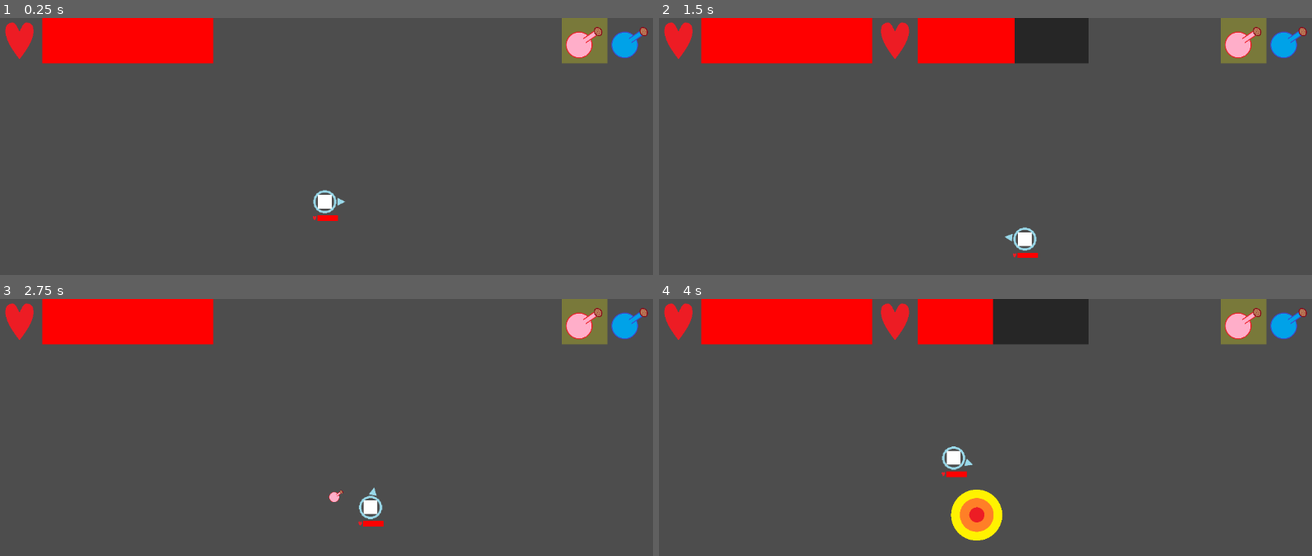
Above: before the commit, frames 1-4 (two rows, left to right).
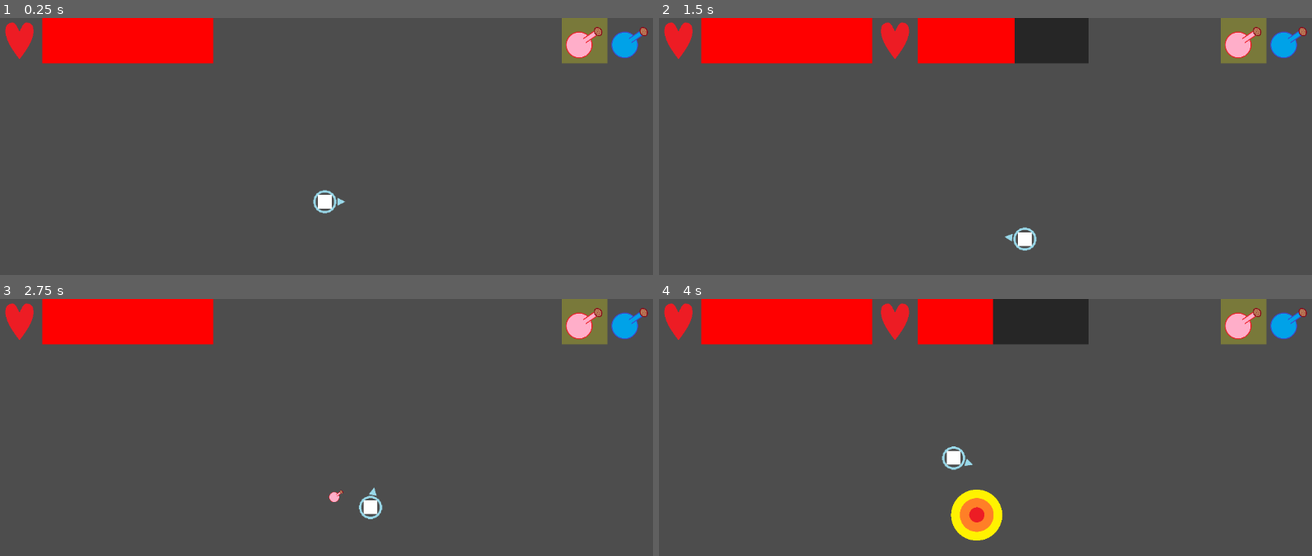
Above: after the commit, the same moments.

Repository: K-O-META/alchemy-prot-2
Game: Godot game, scene res://Stages/Arena 0/arena_0.tscn
Same seed, same stepped clock (60 frames per second), same inputs: the game is played once before the commit and once after it.
Inputs (mouse positions are in pixels of both pictures, inside the frame that each line leads up to):
- Up to frame 1 (0.25 s): no input
- Up to frame 2 (1.5 s): tap Enter at 0.5 s; move the mouse to (1129, 182) at 0.52 s; hold D (move_right) 0.53-1.28 s; tap Space (dash) at 0.6, 1.35 s; move the mouse to (854, 221) at 1.27 s; hold S (move_down) from 1.28 s (still down)
- Up to frame 3 (2.75 s): move the mouse to (391, 401) at 2.02 s; release S (move_down) at 2.03 s; hold D (move_right) from 2.03 s (still down); click (391, 401) at 2.1 s; tap Space (dash) at 2.3 s
- Up to frame 4 (4 s): move the mouse to (outside the picture) at 2.77 s; release D (move_right) at 2.78 s; hold W (move_up) 2.78-3.53 s; tap Space (dash) at 2.85, 3.6 s; move the mouse to (1181, 538) at 3.52 s; hold A (move_left) from 3.53 s (still down)

The runs differ from the first frame. In frame 1, less than 0.1% of the frame differs, in the area x 47-52%, y 76-79%; in frame 2, less than 0.1%; in frame 3, less than 0.1%; in frame 4, less than 0.1%, in the area x 43-48%, y 66-70%.

Commit message:
Add working build with player only

Diff:
--- /dev/null
+++ b/Entities/Components/BarsComponent/bar_class.gd
@@ -0,0 +1,18 @@
+class_name BarClass extends Node
+
+@onready var background_bar: ColorRect = $BackgroundBar
+@onready var current_bar: ColorRect = get_children()[2] # CURRENT BAR ALWAYS 3RD!!!!!
+
+var max_value: float = 100.0
+var current_value: float = 100.0
+
+func init(max_value_t: float = 100.0, current_value_t: float = 100.0) -> void:
+	max_value = max_value_t
+	current_value = current_value_t
+
+func update_bar(current_value_t: float = 100.0) -> void:
+	if current_value_t > max_value:
+		current_value = max_value
+	else:
+		current_value = current_value_t
+	current_bar.scale.x = current_value / max_value
--- a/Entities/Components/BarsComponent/bars_component.gd
+++ b/Entities/Components/BarsComponent/bars_component.gd
@@ -1,10 +1,20 @@
 class_name BarsComponent extends Control
 
+@onready var vbox_container: VBoxContainer = $VBoxContainer
 @onready var health_bar := load("res://Entities/Components/BarsComponent/health_bar.tscn")
 @onready var dash_bar := load("res://Entities/Components/BarsComponent/dash_bar.tscn")
 
-func add_bar() -> void:
-	pass
+"""func add_bar(bar_type: Enums.BARS) -> void:
+	var new_bar
+	match bar_type:
+		Enums.BARS.HEALTH:
+			new_bar = health_bar.instantiate()
+		Enums.BARS.DASH:
+			new_bar = dash_bar.instantiate()
+		_:
+			print("ERROR: WRONG BAR_TYPE")
+			return
+	vbox_container.add_child(new_bar)"""
 
 func remove_bar() -> void:
 	pass
--- a/Entities/Components/BarsComponent/dash_bar.tscn
+++ b/Entities/Components/BarsComponent/dash_bar.tscn
@@ -1,5 +1,6 @@
-[gd_scene load_steps=2 format=3 uid="uid://ddocek6tnuam1"]
+[gd_scene load_steps=3 format=3 uid="uid://ddocek6tnuam1"]
 
+[ext_resource type="Script" uid="uid://cs0kikv8jjbyi" path="res://Entities/Components/BarsComponent/bar_class.gd" id="1_skyhu"]
 [ext_resource type="Texture2D" uid="uid://uhnrxptepj8b" path="res://Entities/Components/BarsComponent/Icons/Heart Icon.png" id="1_ydlj4"]
 
 [node name="DashBar" type="Control"]
@@ -9,6 +10,7 @@
 offset_left = -38.0
 offset_right = 38.0
 offset_bottom = 16.0
+script = ExtResource("1_skyhu")
 
 [node name="TextureRect" type="TextureRect" parent="."]
 custom_minimum_size = Vector2(16, 16)
--- a/Entities/Components/BarsComponent/health_bar.tscn
+++ b/Entities/Components/BarsComponent/health_bar.tscn
@@ -1,5 +1,6 @@
-[gd_scene load_steps=2 format=3 uid="uid://cmbdnseeinh4o"]
+[gd_scene load_steps=3 format=3 uid="uid://cmbdnseeinh4o"]
 
+[ext_resource type="Script" uid="uid://cs0kikv8jjbyi" path="res://Entities/Components/BarsComponent/bar_class.gd" id="1_cdccr"]
 [ext_resource type="Texture2D" uid="uid://uhnrxptepj8b" path="res://Entities/Components/BarsComponent/Icons/Heart Icon.png" id="1_xfgj4"]
 
 [node name="HealthBar" type="Control"]
@@ -9,6 +10,7 @@
 offset_left = -38.0
 offset_right = 38.0
 offset_bottom = 16.0
+script = ExtResource("1_cdccr")
 
 [node name="TextureRect" type="TextureRect" parent="."]
 custom_minimum_size = Vector2(16, 16)
--- a/Entities/Components/Health Component/health_component.gd
+++ b/Entities/Components/Health Component/health_component.gd
@@ -2,11 +2,12 @@
 
 @export var max_health: int = 100
 var current_health: int = 100
-@onready var health_bar: Control = $BarsComponent/VBoxContainer/HealthBar
+@export var health_bar: Control
 
-"""func _ready() -> void:
-	if get_parent() is Player:
-		health_bar.visible = false"""
+func _ready() -> void:
+	var parent = get_parent()
+	if parent is Player:
+		health_bar = parent.health_bar
 
 func take_damage(essence: Enums.Essences, amount: int) -> void:
 	if has_node("ReactionComponent"):
@@ -14,4 +15,4 @@
 	current_health -= amount
 	if current_health <= 0:
 		get_parent().queue_free()
-	health_bar.get_node("HPBar").scale.x = float(current_health) / max_health
+	health_bar.update_bar(current_health)
--- a/Entities/Components/Health Component/health_component.tscn
+++ b/Entities/Components/Health Component/health_component.tscn
@@ -1,11 +1,6 @@
-[gd_scene load_steps=3 format=3 uid="uid://ckx3075i88n3p"]
+[gd_scene load_steps=2 format=3 uid="uid://ckx3075i88n3p"]
 
 [ext_resource type="Script" uid="uid://bn74takjx60le" path="res://Entities/Components/Health Component/health_component.gd" id="1_5w70i"]
-[ext_resource type="PackedScene" uid="uid://d37ljmm4j7bp7" path="res://Entities/Components/BarsComponent/bars_component.tscn" id="2_ycayf"]
 
 [node name="HealthComponent" type="Node2D"]
 script = ExtResource("1_5w70i")
-
-[node name="BarsComponent" parent="." instance=ExtResource("2_ycayf")]
-
-[editable path="BarsComponent"]
--- a/Entities/Player/player.gd
+++ b/Entities/Player/player.gd
@@ -3,6 +3,7 @@
 @onready var health_component: HealthComponent = $HealthComponent
 @onready var ui: Control = get_parent().get_node("CanvasLayer/UI")
 @onready var dash_timer: Timer = $DashTimer
+@export var health_bar: Control
 
 @export var move_speed: float = 200.0
 @export var dash_distance: float = 100
--- a/Stages/Arena 0/arena_0.tscn
+++ b/Stages/Arena 0/arena_0.tscn
@@ -5,9 +5,14 @@
 
 [node name="Arena0" type="Node2D"]
 
-[node name="Player" parent="." instance=ExtResource("1_g50xq")]
+[node name="Player" parent="." node_paths=PackedStringArray("health_bar") instance=ExtResource("1_g50xq")]
+health_bar = NodePath("../CanvasLayer/UI/HealthBar")
 
 [node name="CanvasLayer" type="CanvasLayer" parent="."]
 
 [node name="UI" parent="CanvasLayer" node_paths=PackedStringArray("player") instance=ExtResource("2_3h73k")]
 player = NodePath("../../Player")
+
+[editable path="CanvasLayer/UI"]
+[editable path="CanvasLayer/UI/HealthBar"]
+[editable path="CanvasLayer/UI/DashBar"]
--- a/Utilities/enums.gd
+++ b/Utilities/enums.gd
@@ -5,4 +5,6 @@
 
 enum EssenceReaction { VULNERABLE, RESISTANT, HEALS_ME, NO_EFFECT }
 
-enum Statuses { BURN, FREEZE, STUN, BLEED}
+enum Statuses { BURN, FREEZE, STUN, BLEED }
+
+enum BARS {HEALTH, DASH }
Not shown, added: Entities/Components/BarsComponent/bar_class.gd.uid
